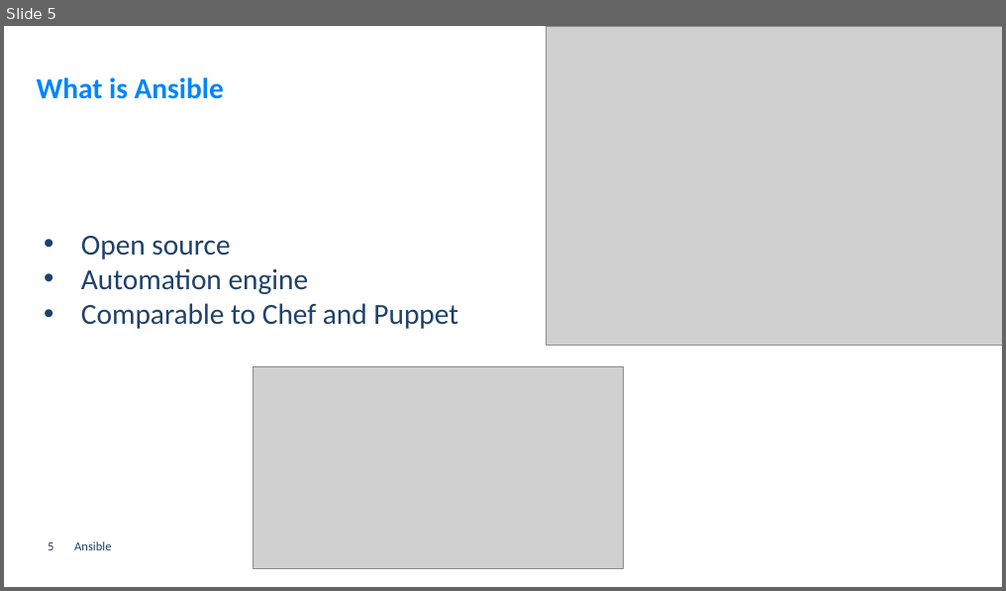
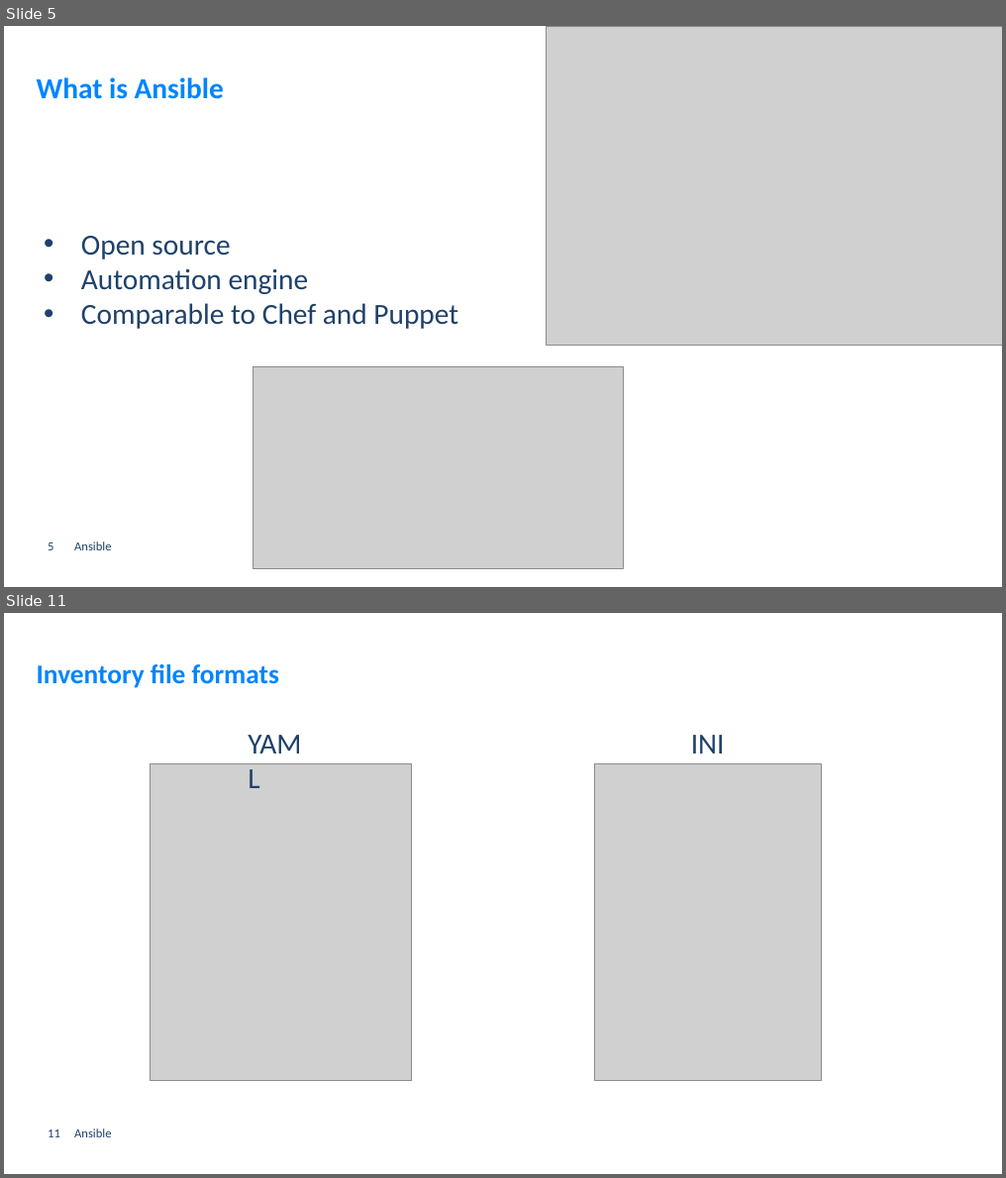
Before and after one commit to GerritVanMol/Ansible_Introduction-21_22, a slide deck: Documents/Ansible_BasicsAndHowToGetStarted.pptx. Shown one above the other, each under a label of ours: slide 5 before the commit, slides 5 and 11 after it; the slides between them are not shown. The pictures are 1006x591 and 1006x1178 pixels, drawn with LibreOffice and Linux fonts; fonts in the diff are those of the drawing; grey boxes stand for pictures; background and template pictures are left out. Boxes give left, top, right and bottom in pixels: in the first picture for what was removed or moved away, otherwise in the second. Text is boxed around its words. In the diff, an @@ line names an element or a change of style, - is before the commit and + after.

Commit message:
update Ansible ppt

```diff
--- a/Documents/Ansible_BasicsAndHowToGetStarted.pptx
+++ b/Documents/Ansible_BasicsAndHowToGetStarted.pptx
@@ slide 11 added at [4,613,1002,1174], background #FFFFFF @@
@@ title added at [37,664,279,688], 26 pt, text #0085FE, bold @@
+Inventory file formats
@@ text added at [241,721,322,763], 28 pt, text #1F416B @@
+YAML
@@ text added at [691,735,725,754], 28 pt, text #1F416B @@
+INI
@@ picture added at [151,764,412,1081] @@
@@ picture added at [595,764,821,1081] @@
@@ page number added at [48,1130,60,1138], 12 pt, text #1F416B @@
+11
@@ text added at [74,1129,111,1138], 12 pt, text #1F416B @@
+Ansible
```
Also in this commit, not shown: 2 slides changed, 4 other slides added, 1 slide removed.
